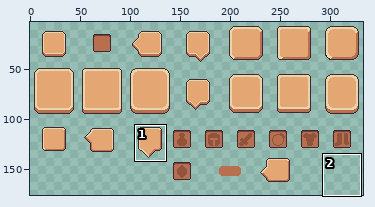
Edited in one commit: sprite sheet (Assets/Art/Packs/Cute_Fantasy_UI/UI_Frames.png). Above, an overview of the earlier version with the close-up marked.
Close-up. Earlier state:
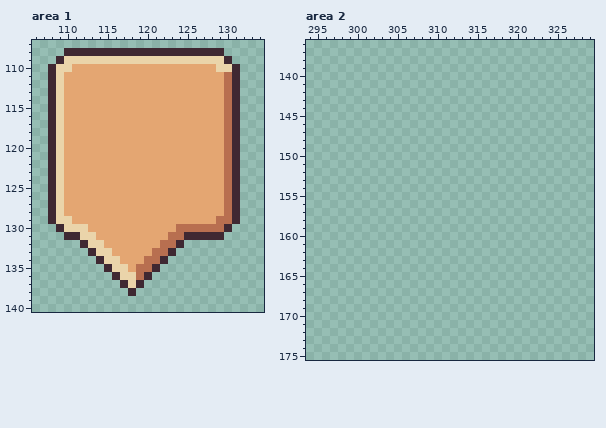
The file is 336x176 pixels. Shown: area 1: x 106..134, y 107..140; area 2: x 294..329, y 136..175. The wide view leaves out empty margins.
New version:
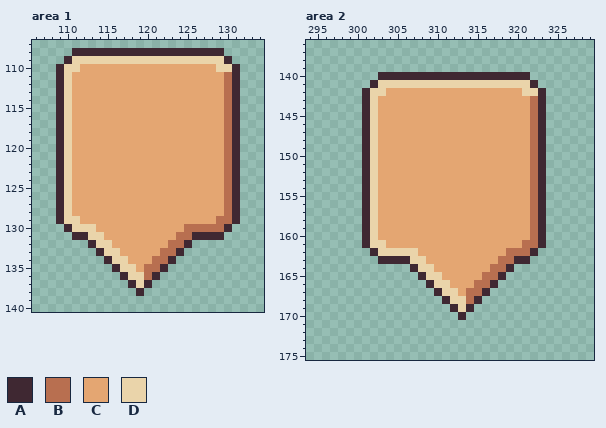
Palette (. is transparent): A #3f2832  B #b86f50  C #e4a672  D #ead4aa
The edit:
--- area 1
@@ x 106..134 @@
 107 .............................
-108 ....AAAAAAAAAAAAAAAAAAAA.....
-109 ...ADDDDDDDDDDDDDDDDDDDDA....
-110 ..ADDCCCCCCCCCCCCCCCCCCDDA...
-111 ..ADCCCCCCCCCCCCCCCCCCCCBA...
-112 ..ADCCCCCCCCCCCCCCCCCCCCBA...
-113 ..ADCCCCCCCCCCCCCCCCCCCCBA...
-114 ..ADCCCCCCCCCCCCCCCCCCCCBA...
-115 ..ADCCCCCCCCCCCCCCCCCCCCBA...
-116 ..ADCCCCCCCCCCCCCCCCCCCCBA...
-117 ..ADCCCCCCCCCCCCCCCCCCCCBA...
-118 ..ADCCCCCCCCCCCCCCCCCCCCBA...
-119 ..ADCCCCCCCCCCCCCCCCCCCCBA...
-120 ..ADCCCCCCCCCCCCCCCCCCCCBA...
-121 ..ADCCCCCCCCCCCCCCCCCCCCBA...
-122 ..ADCCCCCCCCCCCCCCCCCCCCBA...
-123 ..ADCCCCCCCCCCCCCCCCCCCCBA...
-124 ..ADCCCCCCCCCCCCCCCCCCCCBA...
-125 ..ADCCCCCCCCCCCCCCCCCCCCBA...
-126 ..ADCCCCCCCCCCCCCCCCCCCCBA...
-127 ..ADCCCCCCCCCCCCCCCCCCCCBA...
-128 ..ADCCCCCCCCCCCCCCCCCCCCBA...
-129 ..ADDCCCCCCCCCCCCCCCCCCBBA...
-130 ...ADDDCCCCCCCCCCCBBBBBBA....
-131 ....AADDCCCCCCCCCBBAAAAA.....
-132 ......ADDCCCCCCCBBA..........
-133 .......ADDCCCCCBBA...........
-134 ........ADDCCCBBA............
-135 .........ADDCBBA.............
-136 ..........ADDBA..............
-137 ...........ADA...............
-138 ............A................
+108 .....AAAAAAAAAAAAAAAAAAA.....
+109 ....ADDDDDDDDDDDDDDDDDDDA....
+110 ...ADDCCCCCCCCCCCCCCCCCDDA...
+111 ...ADCCCCCCCCCCCCCCCCCCCBA...
+112 ...ADCCCCCCCCCCCCCCCCCCCBA...
+113 ...ADCCCCCCCCCCCCCCCCCCCBA...
+114 ...ADCCCCCCCCCCCCCCCCCCCBA...
+115 ...ADCCCCCCCCCCCCCCCCCCCBA...
+116 ...ADCCCCCCCCCCCCCCCCCCCBA...
+117 ...ADCCCCCCCCCCCCCCCCCCCBA...
+118 ...ADCCCCCCCCCCCCCCCCCCCBA...
+119 ...ADCCCCCCCCCCCCCCCCCCCBA...
+120 ...ADCCCCCCCCCCCCCCCCCCCBA...
+121 ...ADCCCCCCCCCCCCCCCCCCCBA...
+122 ...ADCCCCCCCCCCCCCCCCCCCBA...
+123 ...ADCCCCCCCCCCCCCCCCCCCBA...
+124 ...ADCCCCCCCCCCCCCCCCCCCBA...
+125 ...ADCCCCCCCCCCCCCCCCCCCBA...
+126 ...ADCCCCCCCCCCCCCCCCCCCBA...
+127 ...ADCCCCCCCCCCCCCCCCCCCBA...
+128 ...ADCCCCCCCCCCCCCCCCCCCBA...
+129 ...ADDCCCCCCCCCCCCCCCCCBBA...
+130 ....ADDDCCCCCCCCCCCBBBBBA....
+131 .....AADDCCCCCCCCCBBAAAA.....
+132 .......ADDCCCCCCCBBA.........
+133 ........ADDCCCCCBBA..........
+134 .........ADDCCCBBA...........
+135 ..........ADDCBBA............
+136 ...........ADDBA.............
+137 ............ADA..............
+138 .............A...............
 139 .............................
--- area 2
@@ x 294..329 @@
 139 ....................................
-140 ....................................
-141 ....................................
-142 ....................................
-143 ....................................
-144 ....................................
-145 ....................................
-146 ....................................
-147 ....................................
-148 ....................................
-149 ....................................
-150 ....................................
-151 ....................................
-152 ....................................
-153 ....................................
-154 ....................................
-155 ....................................
-156 ....................................
-157 ....................................
-158 ....................................
-159 ....................................
-160 ....................................
-161 ....................................
-162 ....................................
-163 ....................................
-164 ....................................
-165 ....................................
-166 ....................................
-167 ....................................
-168 ....................................
-169 ....................................
-170 ....................................
+140 .........AAAAAAAAAAAAAAAAAAA........
+141 ........ADDDDDDDDDDDDDDDDDDDA.......
+142 .......ADDCCCCCCCCCCCCCCCCCDDA......
+143 .......ADCCCCCCCCCCCCCCCCCCCBA......
+144 .......ADCCCCCCCCCCCCCCCCCCCBA......
+145 .......ADCCCCCCCCCCCCCCCCCCCBA......
+146 .......ADCCCCCCCCCCCCCCCCCCCBA......
+147 .......ADCCCCCCCCCCCCCCCCCCCBA......
+148 .......ADCCCCCCCCCCCCCCCCCCCBA......
+149 .......ADCCCCCCCCCCCCCCCCCCCBA......
+150 .......ADCCCCCCCCCCCCCCCCCCCBA......
+151 .......ADCCCCCCCCCCCCCCCCCCCBA......
+152 .......ADCCCCCCCCCCCCCCCCCCCBA......
+153 .......ADCCCCCCCCCCCCCCCCCCCBA......
+154 .......ADCCCCCCCCCCCCCCCCCCCBA......
+155 .......ADCCCCCCCCCCCCCCCCCCCBA......
+156 .......ADCCCCCCCCCCCCCCCCCCCBA......
+157 .......ADCCCCCCCCCCCCCCCCCCCBA......
+158 .......ADCCCCCCCCCCCCCCCCCCCBA......
+159 .......ADCCCCCCCCCCCCCCCCCCCBA......
+160 .......ADCCCCCCCCCCCCCCCCCCCBA......
+161 .......ADDCCCCCCCCCCCCCCCCCBBA......
+162 ........ADDDDDCCCCCCCCCCCBBBA.......
+163 .........AAAADDCCCCCCCCCBBAA........
+164 .............ADDCCCCCCCBBA..........
+165 ..............ADDCCCCCBBA...........
+166 ...............ADDCCCBBA............
+167 ................ADDCBBA.............
+168 .................ADDBA..............
+169 ..................ADA...............
+170 ...................A................
 171 ....................................
Boxes around the changes in both close-ups, in picture pixels (x1, y1, x2, y2):
changed: (48, 48, 192, 296)
added: (362, 72, 546, 320)
